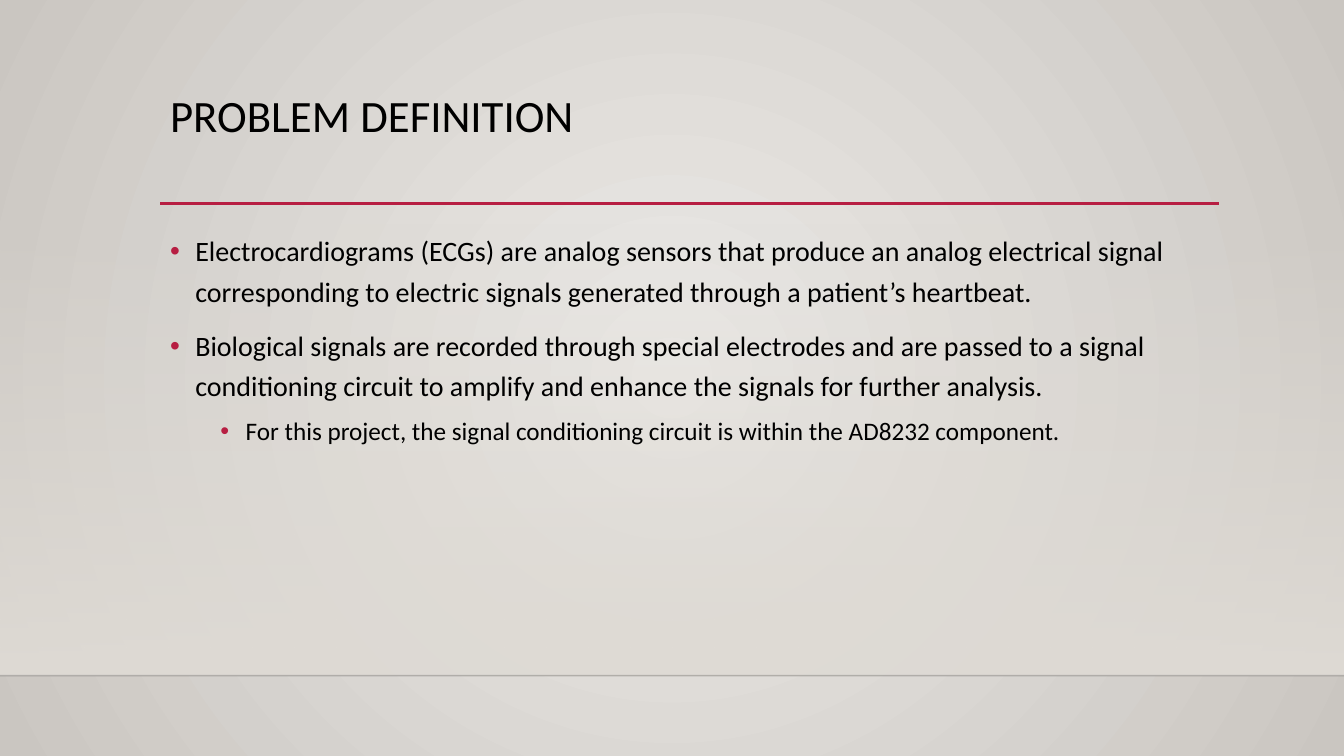
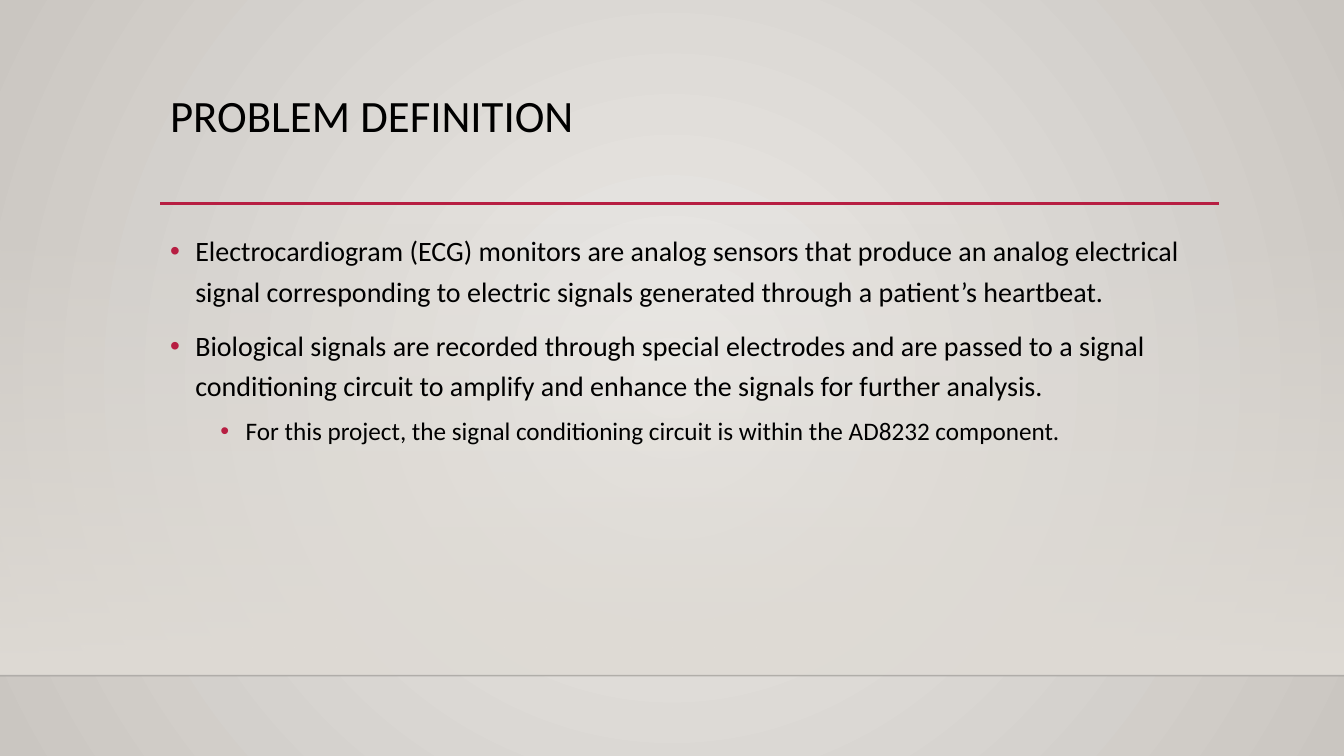
Before and after one commit to theRadFad/HeartMonitor, a slide deck: slide 2 of ECG Heart Monitor.pptx. Drawn at 1344x756 pixels with LibreOffice and Linux fonts; fonts in the diff are those of the drawing; background and template pictures are left out. Boxes give left, top, right and bottom in pixels: in the first picture for what was removed or moved away, otherwise in the second. Text is boxed around its words. In the diff, an @@ line names an element or a change of style, - is before the commit and + after.

```diff
--- a/ECG Heart Monitor.pptx
+++ b/ECG Heart Monitor.pptx
@@ text at [195, 240, 1178, 307]: text changed @@
-• Electrocardiograms (ECGs) are analog sensors that produce an analog electrical signal corresponding to electric signals generated through a patient’s heartbeat.
+• Electrocardiogram (ECG) monitors are analog sensors that produce an analog electrical signal corresponding to electric signals generated through a patient’s heartbeat.
```
Also in this commit, not shown: 2 other slides changed, 1 other file.
